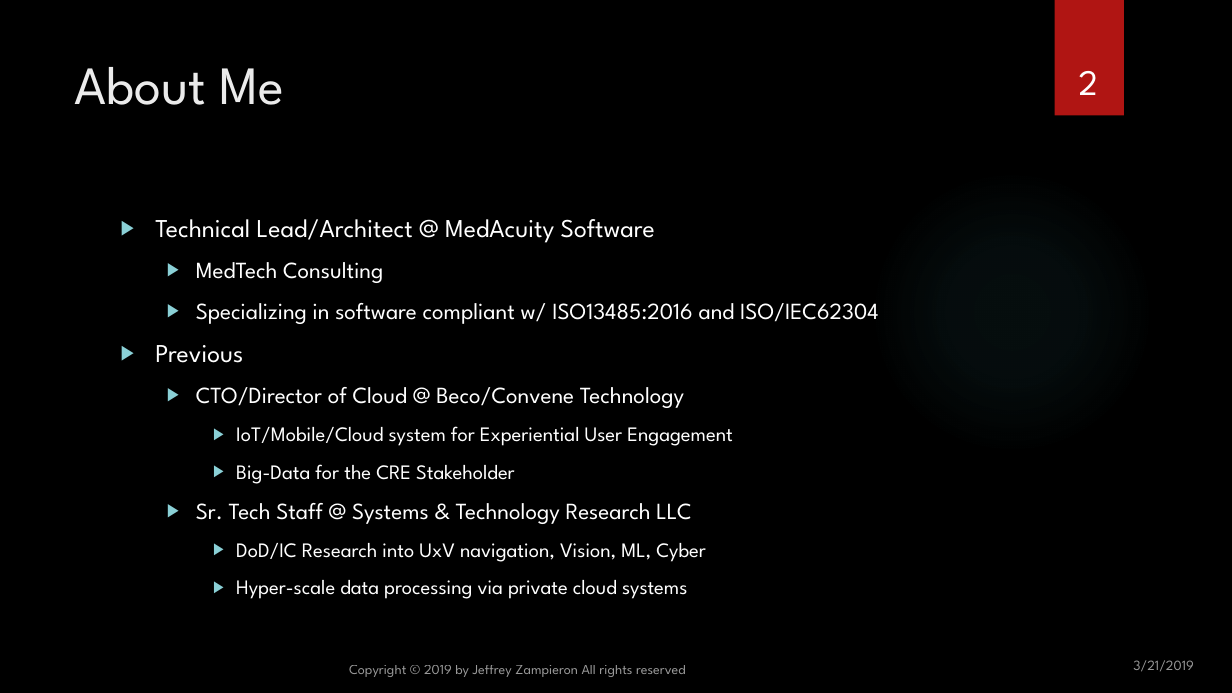
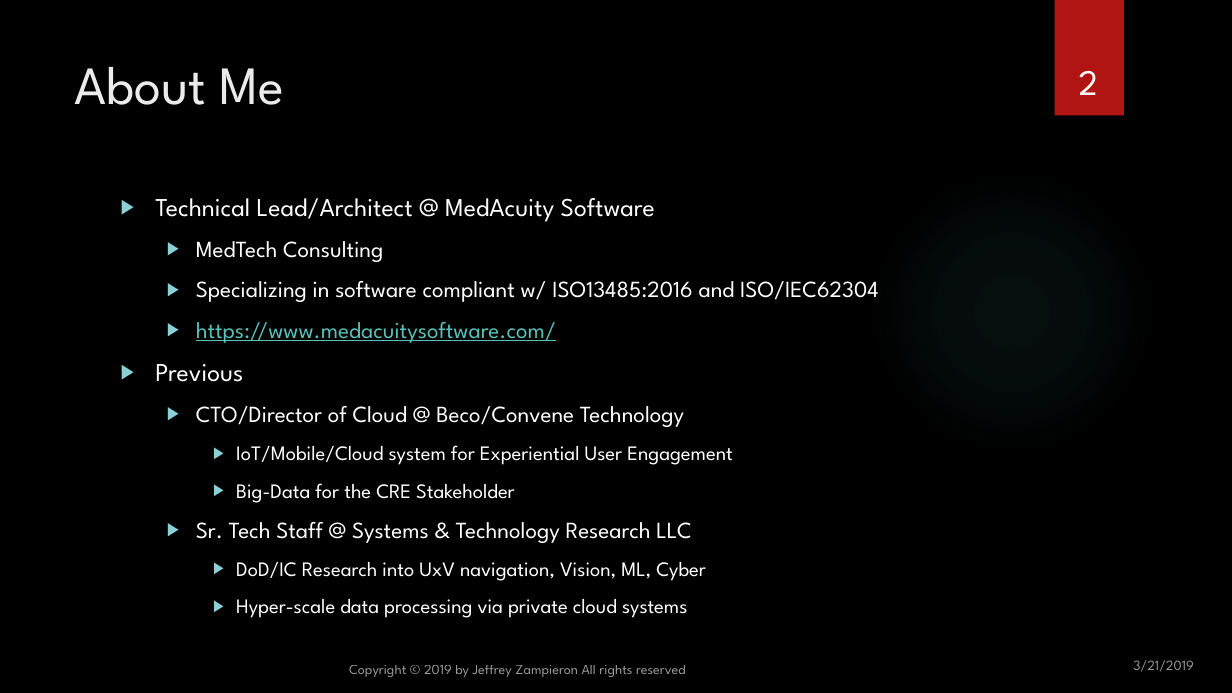
Before and after one commit to jzampieron/pgconf2019, a slide deck: slide 2 of presentation/JZ_PGConf2019.pptx. Drawn at 1232x693 pixels with LibreOffice and Linux fonts; fonts in the diff are those of the drawing; background and template pictures are left out. Boxes give left, top, right and bottom in pixels: in the first picture for what was removed or moved away, otherwise in the second. Text is boxed around its words. In the diff, an @@ line names an element or a change of style, - is before the commit and + after.

```diff
--- a/presentation/JZ_PGConf2019.pptx
+++ b/presentation/JZ_PGConf2019.pptx
@@ text "Technical Lead/Architect @ MedAcuity Software": place and size @@
-text "Technical Lead/Architect @ MedAcuity Software" at [155, 219, 879, 599]
+text "Technical Lead/Architect @ MedAcuity Software" at [155, 198, 879, 618]
@@ text at [196, 322, 556, 343]: paragraph added @@
+  ▶ https://www.medacuitysoftware.com/
```
Also in this commit, not shown: 5 other slides changed, 5 slides added, 1 other file.
